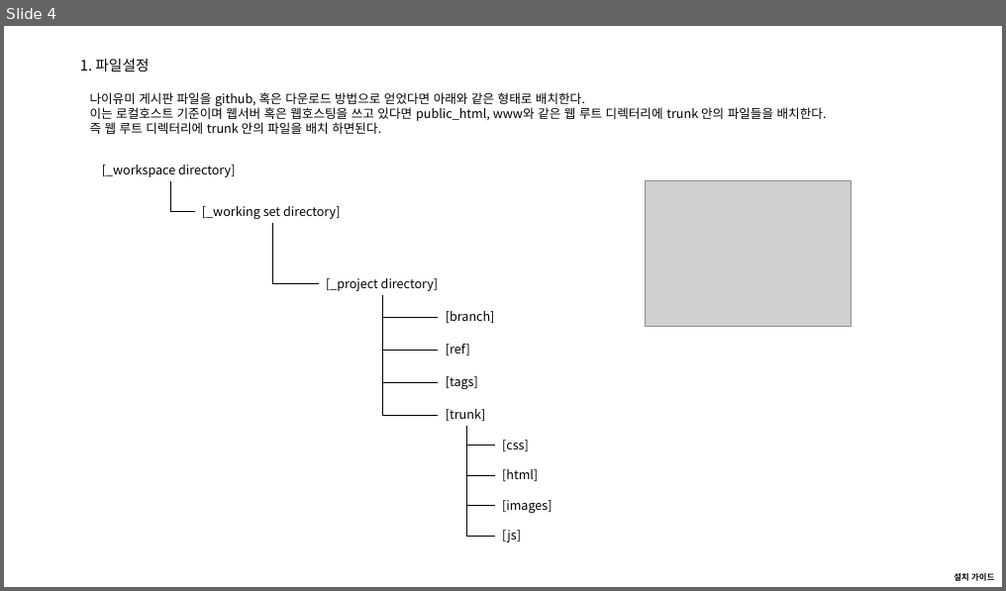
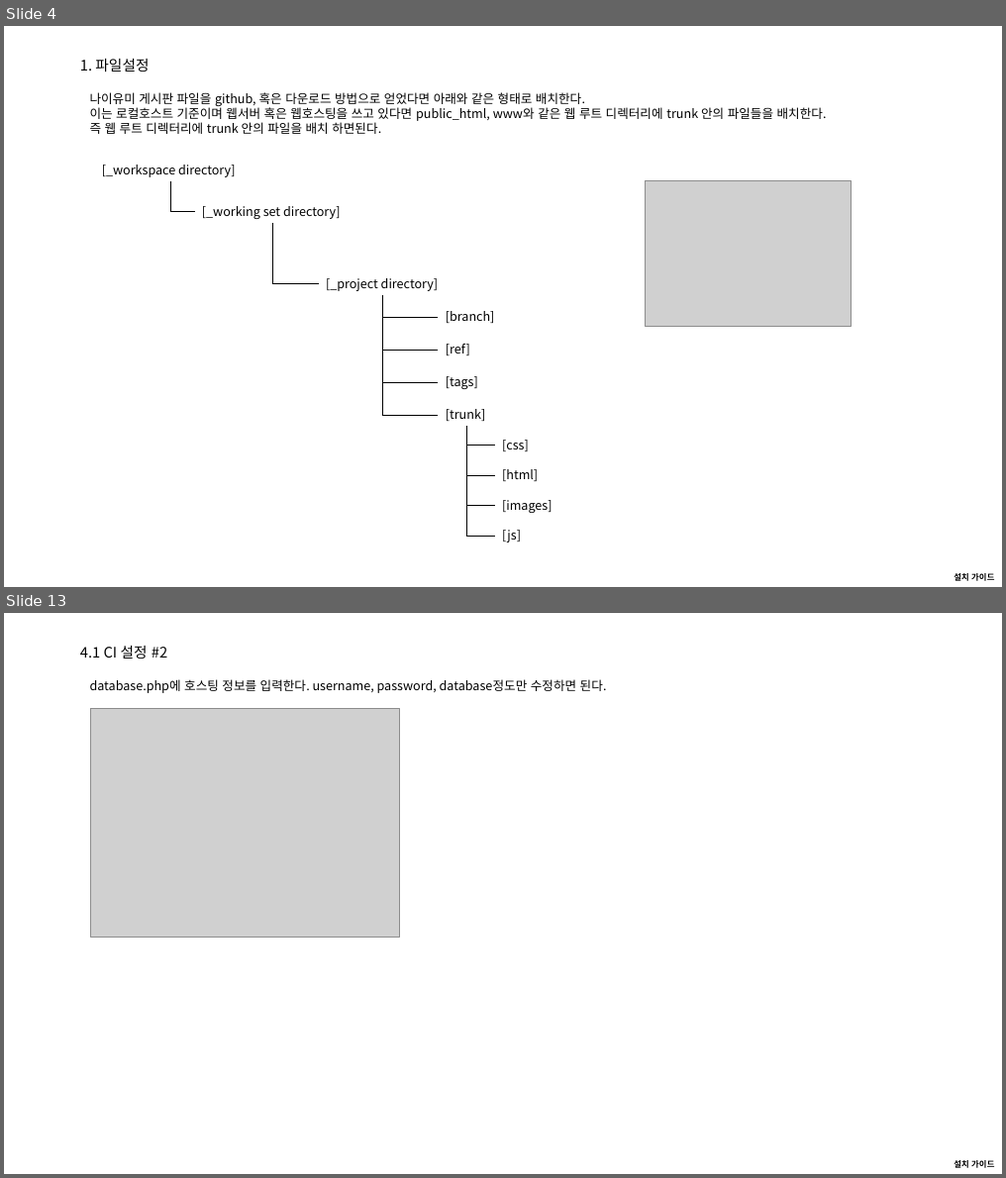
Before and after one commit to naiyumie/nboard, a slide deck: ref/00.architect/04. install guide(설치 가이드).pptx. Shown one above the other, each under a label of ours: slide 4 before the commit, slides 4 and 13 after it; the slides between them are not shown. The pictures are 1006x591 and 1006x1178 pixels, drawn with LibreOffice and Linux fonts; fonts in the diff are those of the drawing; grey boxes stand for pictures. Boxes give left, top, right and bottom in pixels: in the first picture for what was removed or moved away, otherwise in the second. Text is boxed around its words. In the diff, an @@ line names an element or a change of style, - is before the commit and + after.

```diff
--- a/ref/00.architect/04. install guide(설치 가이드).pptx
+++ b/ref/00.architect/04. install guide(설치 가이드).pptx
@@ slide 13 added at [4, 613, 1002, 1174], background #FFFFFF; not listed: 1 template element that a slide beside it also shows @@
@@ title added at [80, 646, 167, 659], 14 pt, text #000000 @@
+4.1 CI 설정 #2
@@ text added at [90, 679, 607, 693], 12 pt, text #000000 @@
+database.php에 호스팅 정보를 입력한다. username, password, database정도만 수정하면 된다.
@@ picture added at [91, 709, 399, 937] @@
```
Also in this commit, not shown: 7 slides changed, 5 other slides added, 1 slide removed, 4 other files.
